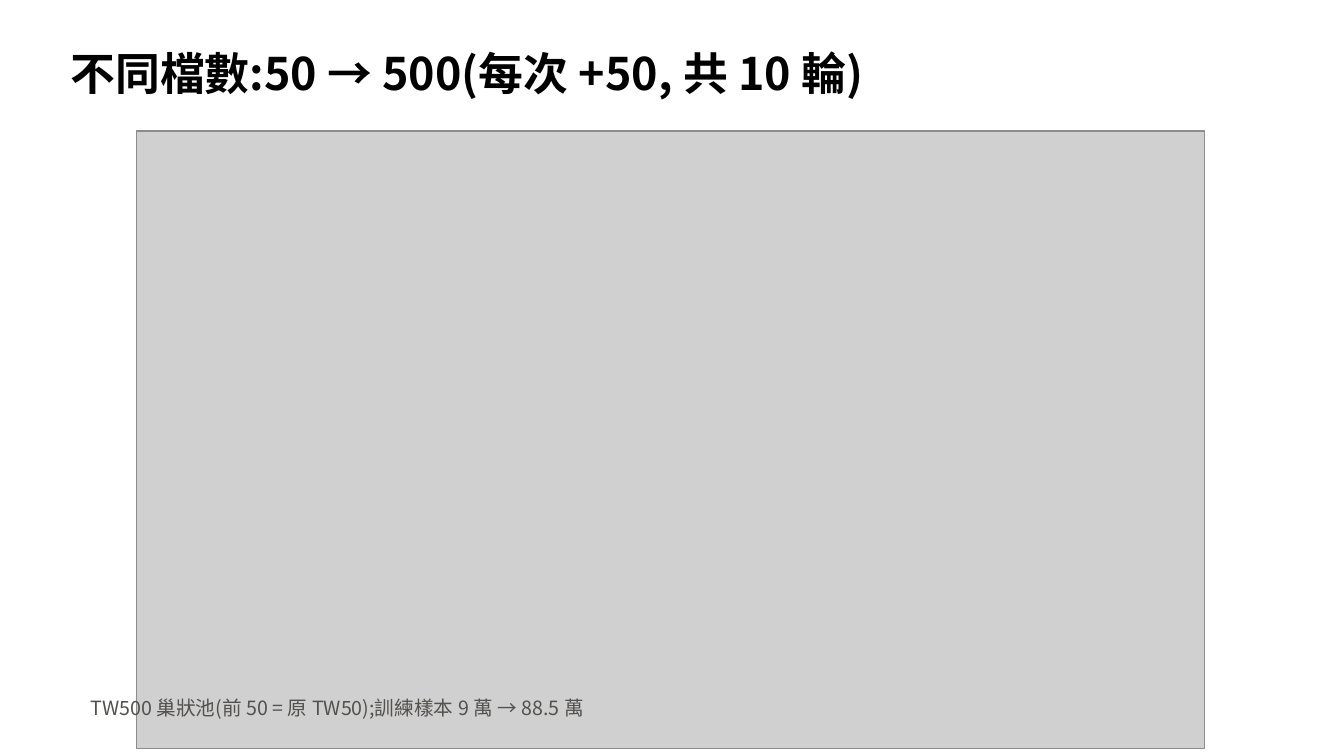
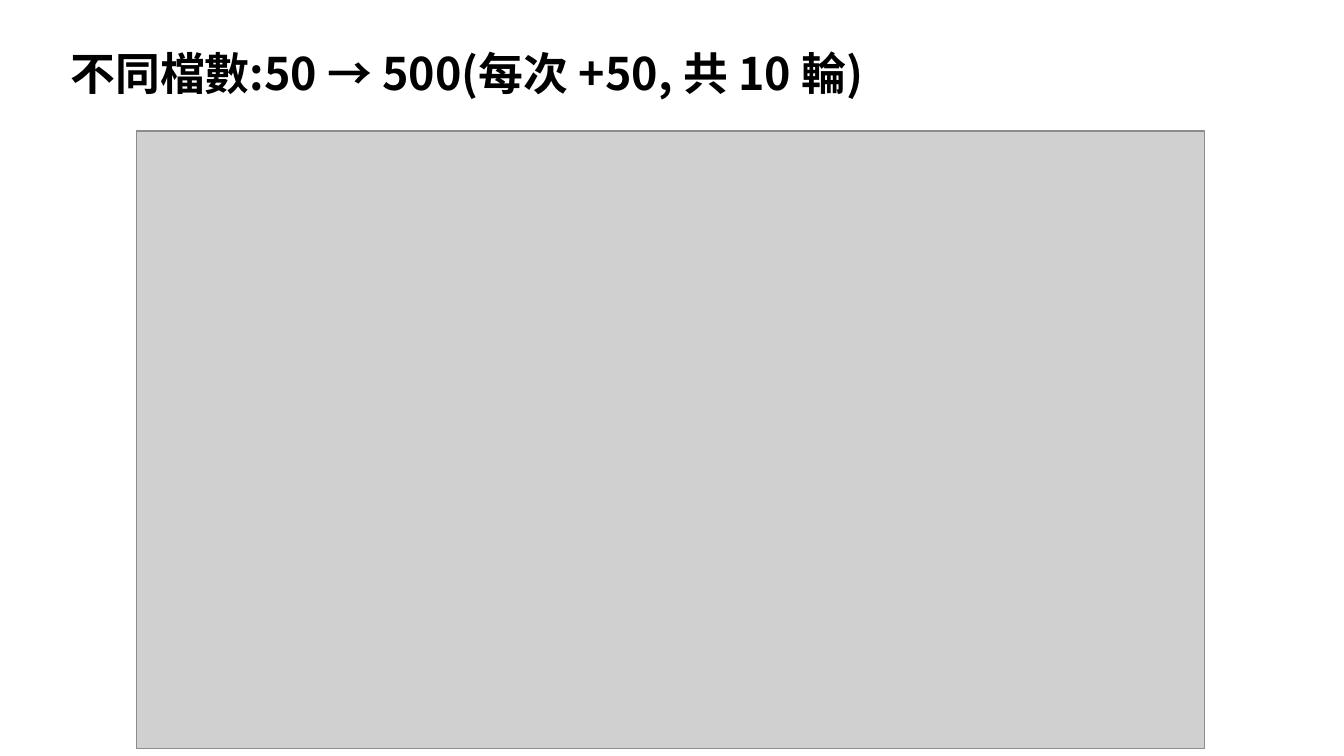
Before and after one commit to lintaixu/fcukproject, a slide deck: slide 2 of 725/進度報告.pptx. Drawn at 1344x756 pixels with LibreOffice and Linux fonts; fonts in the diff are those of the drawing; grey boxes stand for pictures. Boxes give left, top, right and bottom in pixels: in the first picture for what was removed or moved away, otherwise in the second. Text is boxed around its words. In the diff, an @@ line names an element or a change of style, - is before the commit and + after.

```diff
--- a/725/進度報告.pptx
+++ b/725/進度報告.pptx
@@ text removed at (91, 694, 584, 720) @@
-TW500 巢狀池(前 50 = 原 TW50);訓練樣本 9 萬 → 88.5 萬
```
Also in this commit, not shown: 1 other file.
